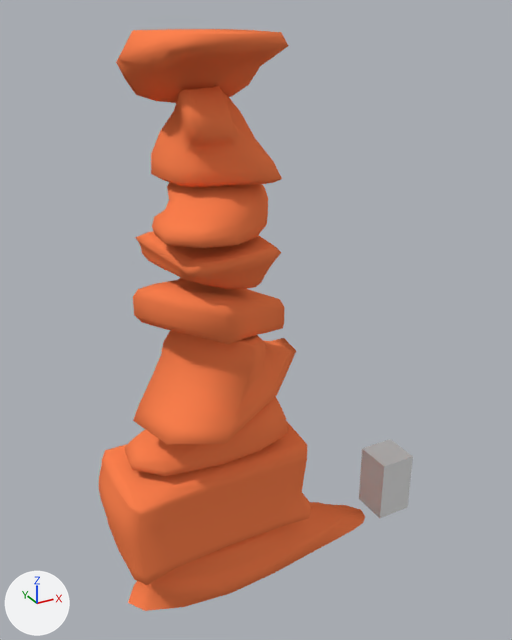
A saved change to the Blender file Blender/Environment/Rocks.blend.
Before and after are seen from a 50 mm lens placed at (-7.96, -12.32, 13.2), pointed at (-0.74, 0.8, 6.64). Every picture has the same lights, and +X, +Y and +Z are marked at lower left.
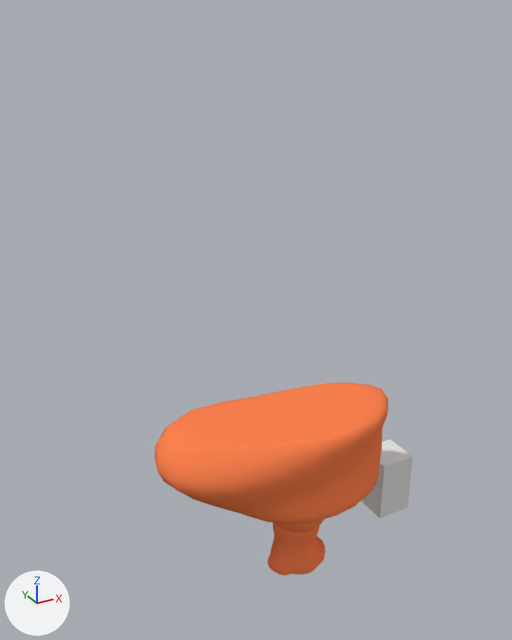
Where the change shows, as pixel boxes (x1, y1, x2, y2) in the pictures (512 x 640 px):
```json
{"object": "Cube.013", "change": "deleted", "before": [99, 29, 365, 611], "on screen": "orange", "faces in mat_material_006 (orange #ff8350)": [99, 29, 365, 611], "faces in mat_material_008 (orange #ff8350)": [152, 182, 268, 248]}
{"object": "Cylinder.001", "change": "added", "after": [155, 383, 388, 575], "on screen": "orange"}
```

Scene script edits in JSON lines:
```json
{"op": "add", "block": "me_cylinder_001", "code": ["me_cylinder_001 = bpy.data.meshes.new('Cylinder.001')", "me_cylinder_001.from_pydata(...)  # 881 vertices, 866 faces; spans x -3.51..2.53, y -1.51..1.64, z 0.0..4.48", "me_cylinder_001.polygons.foreach_set('use_smooth', [True] * 866)", "me_cylinder_001.materials.append(mat_material_006)  # orange #ff8350"]}
{"op": "remove", "block": "ob_cube_013", "code": ["ob_cube_013 = bpy.data.objects.new('Cube.013', me_cube_021)", "ob_cube_013.location = (-0.02, 0.62, 0.91)", "ob_cube_013.scale = (0.5, 0.5, 0.875)"]}
{"op": "add", "block": "ob_cylinder_001", "code": ["ob_cylinder_001 = bpy.data.objects.new('Cylinder.001', me_cylinder_001)", "ob_cylinder_001.location = (0.0, 0.0, 0.0)"]}
```
